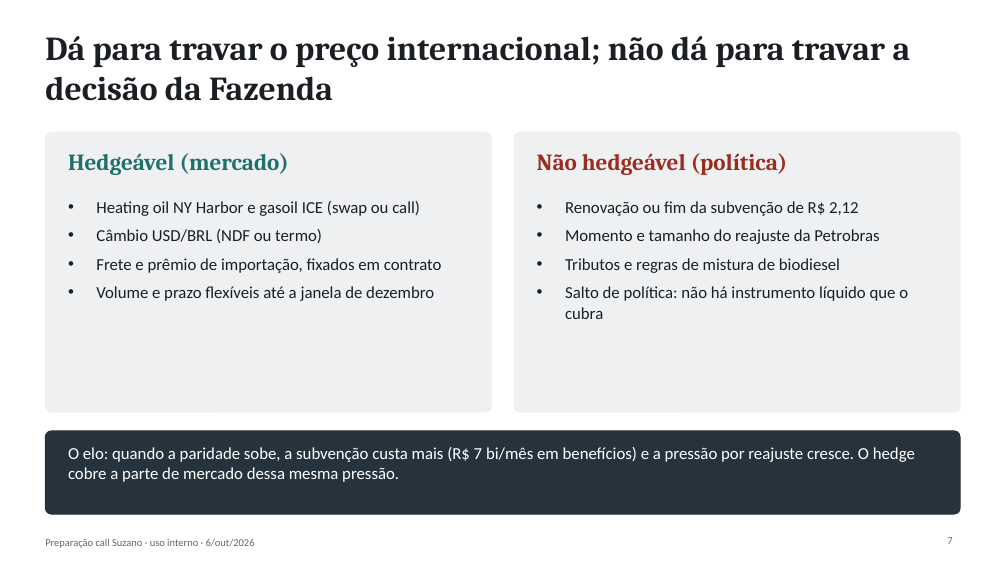
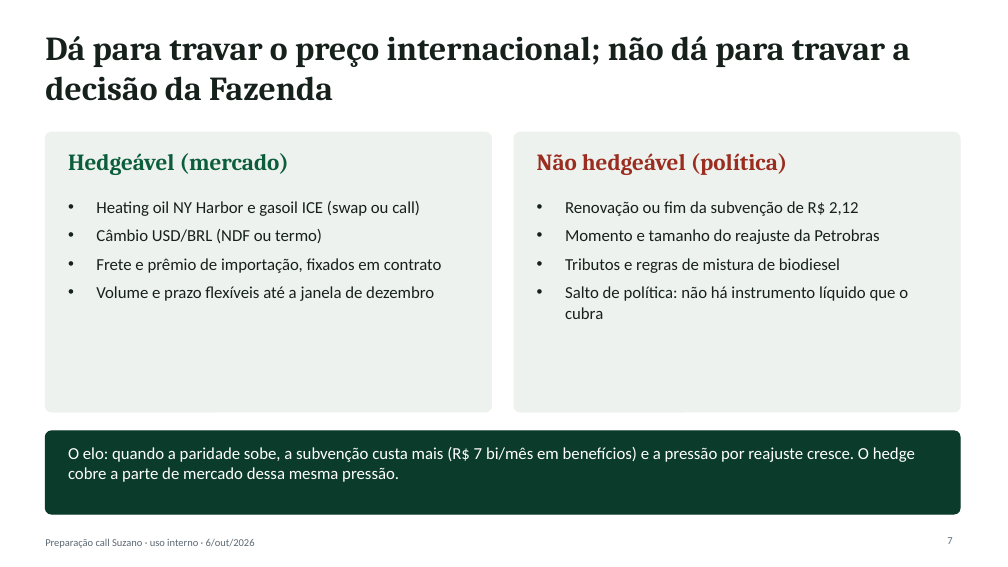
Before and after one commit to alexandrebuiat/primeiro-pr-demo, a slide deck: slide 7 of Diesel_Cenarios_Hedge_Suzano_2026-10-06.pptx. Drawn at 1008x567 pixels with LibreOffice and Linux fonts; fonts in the diff are those of the drawing. Boxes give left, top, right and bottom in pixels: in the first picture for what was removed or moved away, otherwise in the second. Text is boxed around its words. In the diff, an @@ line names an element or a change of style, - is before the commit and + after.

```diff
--- a/Diesel_Cenarios_Hedge_Suzano_2026-10-06.pptx
+++ b/Diesel_Cenarios_Hedge_Suzano_2026-10-06.pptx
@@ rounded rectangle at (45, 132, 492, 412): fill #EEF0F1 to #EDF2EE; outline #EEF0F1 1 pt to #EDF2EE 1 pt @@
@@ text "Hedgeável (mercado)" at (68, 153, 289, 175): text colour #1F6F6B to #0B5D3B @@
@@ rounded rectangle at (45, 431, 960, 514): fill #26333D to #0B3B2A; outline #26333D 1 pt to #0B3B2A 1 pt @@
```
Also in this commit, not shown: 12 other slides changed, 1 other file.
